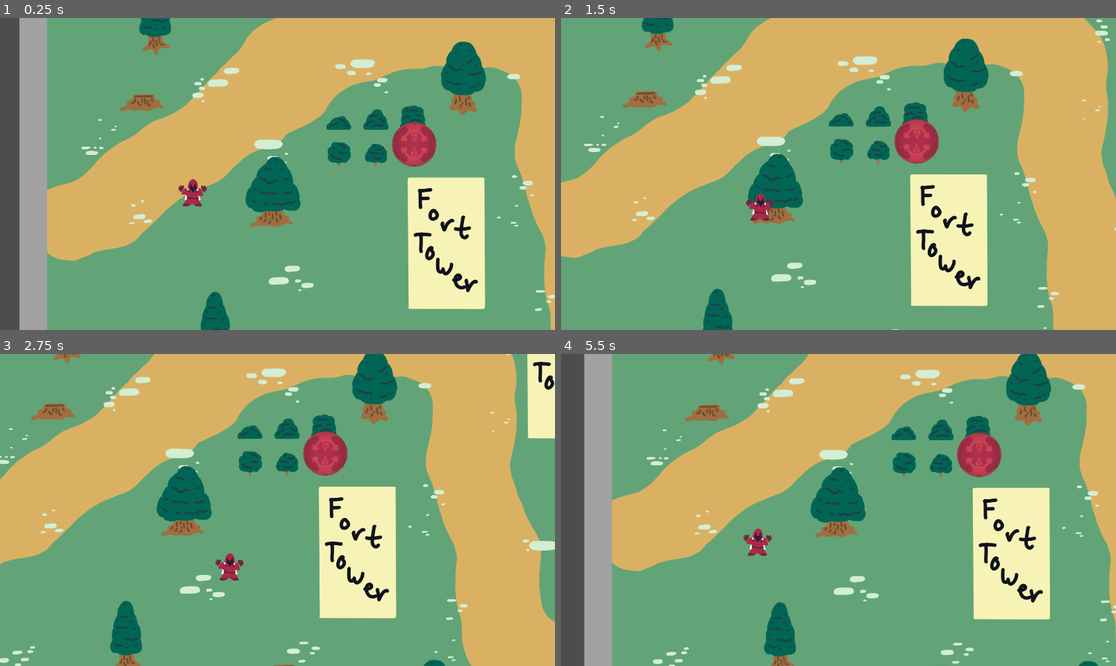
Above: before the commit, frames 1-4 (two rows, left to right).
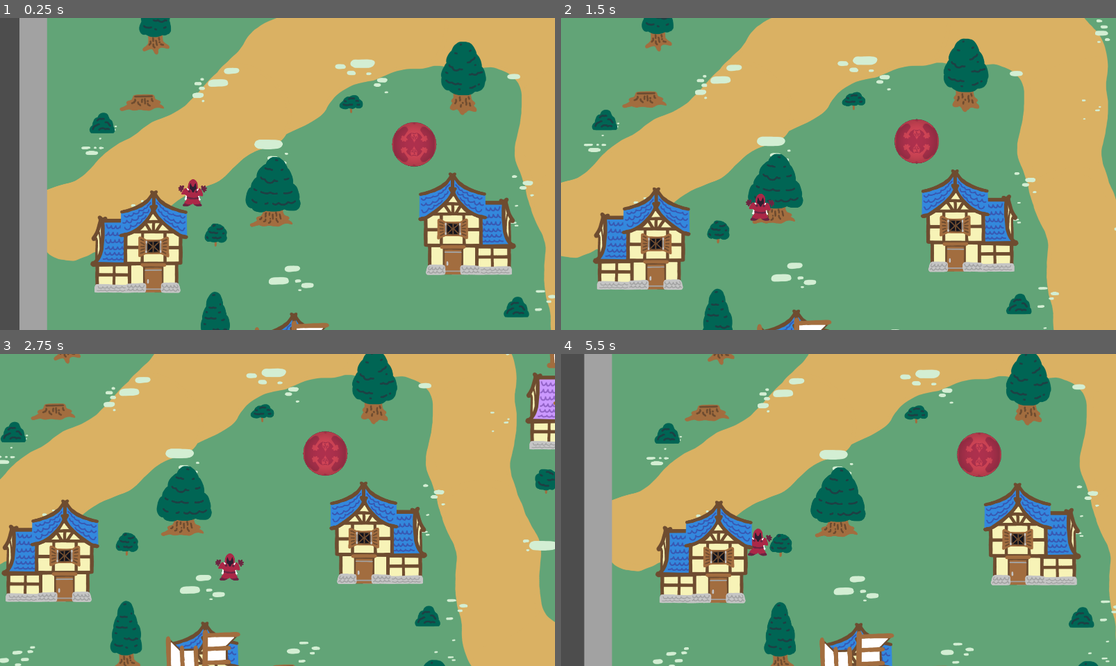
Above: after the commit, the same moments.

Repository: Hangover-Sunshine/KATAMARI-MEATBALL
Game: Godot game, scene res://scenes/Menus/ArtTest2.tscn
Two runs of this game, one before a commit and one after it. Both use one fixed random seed, a clock stepped at 60 frames per second and the inputs below. This scene is started directly instead of the project's main scene.
Inputs (mouse positions are in pixels of both pictures, inside the frame that each line leads up to):
- Up to frame 1 (0.25 s): no input
- Up to frame 2 (1.5 s): tap Enter at 0.5 s; move the mouse to (960, 158) at 0.52 s; hold D (WalkRight) 0.53-1.28 s; click (960, 158) at 0.67 s; move the mouse to (727, 189) at 1.27 s; hold S (WalkDown) from 1.28 s (still down)
- Up to frame 3 (2.75 s): move the mouse to (333, 441) at 2.02 s; release S (WalkDown) at 2.03 s; hold D (WalkRight) from 2.03 s (still down)
- Up to frame 4 (5.5 s): move the mouse to (810, 572) at 2.77 s; release D (WalkRight) at 2.78 s; hold W (WalkUp) 2.78-3.53 s; click (810, 572) at 2.92 s; move the mouse to (1005, 556) at 3.52 s; hold A (WalkLeft) 3.53-5.03 s; move the mouse to (672, 463) at 4.27 s; move the mouse to (866, 510) at 5.02 s; hold S (WalkDown) from 5.03 s (still down); click (866, 510) at 5.17 s

The runs differ from the first frame. In frame 1, 13% of the frame differs, in the area x 16-96%, y 24-100%; in frame 2, 13%; in frame 3, 16%, in the area x 0-100%, y 0-100%; in frame 4, 14%.

Commit message:
Building Push

Diff:
--- a/scenes/Menus/ArtTest2.tscn
+++ b/scenes/Menus/ArtTest2.tscn
@@ -36,8 +36,13 @@
 [ext_resource type="Texture2D" uid="uid://c7122q1opgs43" path="res://assets/props/plant/Prop_Tree1_192x320.png" id="30_jbrqb"]
 [ext_resource type="Texture2D" uid="uid://b7mt2yy8busxc" path="res://assets/props/plant/Prop_Stump_192x128.png" id="31_cky7b"]
 [ext_resource type="Texture2D" uid="uid://bnhypn7lscor3" path="res://assets/props/plant/Prop_Bush_128by128.png" id="32_2upnx"]
-[ext_resource type="Texture2D" uid="uid://d14jir3hf3van" path="res://assets/temporary/Temp_Building_1by1.png" id="34_a5r64"]
-[ext_resource type="Texture2D" uid="uid://b2qdqeuxxkn3d" path="res://assets/temporary/Temp_Building_2ishby1.png" id="35_ytlrb"]
+[ext_resource type="Texture2D" uid="uid://bkpbap1ftt626" path="res://assets/props/buildings/2x2_Cottage_R.png" id="38_2o7av"]
+[ext_resource type="Texture2D" uid="uid://doafruyatkrof" path="res://assets/props/buildings/1x1_Cottage.png" id="39_4uwca"]
+[ext_resource type="Texture2D" uid="uid://ds15gf402a38e" path="res://assets/props/buildings/2x2_Cottage_L.png" id="39_wpj51"]
+[ext_resource type="Texture2D" uid="uid://n68s1ni7tknq" path="res://assets/props/buildings/2x1_Windmill_R.png" id="40_vvf43"]
+[ext_resource type="Texture2D" uid="uid://dkci22nji3hxh" path="res://assets/props/buildings/2x1_Windmill_L.png" id="41_y34pp"]
+[ext_resource type="Texture2D" uid="uid://d1qy8h3psvcc3" path="res://assets/props/buildings/2x1_Windmill.png" id="42_60fdd"]
+[ext_resource type="Texture2D" uid="uid://bu7dkfhaaf4a7" path="res://assets/props/buildings/Prop_Windmill_Fan.png" id="43_s5q7p"]
 
 [sub_resource type="NavigationPolygon" id="NavigationPolygon_ccia3"]
 vertices = PackedVector2Array(1388, -1080, 1397, 1343, -1005, 1339, -996, -1084)
@@ -605,8 +610,66 @@
 frame = 2
 
 [node name="PropBush128By128" type="Sprite2D" parent="Art"]
-position = Vector2(-69, -30)
+position = Vector2(-348, -583)
 texture = ExtResource("32_2upnx")
+hframes = 3
+vframes = 2
+
+[node name="PropBush128By129" type="Sprite2D" parent="Art"]
+position = Vector2(-1008, -746)
+texture = ExtResource("32_2upnx")
+hframes = 3
+vframes = 2
+frame = 2
+
+[node name="PropBush128By130" type="Sprite2D" parent="Art"]
+position = Vector2(957, -1044)
+texture = ExtResource("32_2upnx")
+hframes = 3
+vframes = 2
+frame = 4
+
+[node name="PropBush128By131" type="Sprite2D" parent="Art"]
+position = Vector2(-154, -152)
+texture = ExtResource("32_2upnx")
+hframes = 3
+vframes = 2
+frame = 5
+
+[node name="PropBush128By132" type="Sprite2D" parent="Art"]
+position = Vector2(828, 96)
+texture = ExtResource("32_2upnx")
+hframes = 3
+vframes = 2
+frame = 3
+
+[node name="PropBush128By133" type="Sprite2D" parent="Art"]
+position = Vector2(417, 555)
+texture = ExtResource("32_2upnx")
+hframes = 3
+vframes = 2
+frame = 1
+
+[node name="PropBush128By134" type="Sprite2D" parent="Art"]
+position = Vector2(-1016, -82)
+texture = ExtResource("32_2upnx")
+hframes = 3
+vframes = 2
+frame = 1
+
+[node name="PropBush128By135" type="Sprite2D" parent="Art"]
+position = Vector2(1061, 945)
+texture = ExtResource("32_2upnx")
+hframes = 3
+vframes = 2
+frame = 2
+
+[node name="PropBush128By136" type="Sprite2D" parent="Art"]
+position = Vector2(-623, 310)
+texture = ExtResource("32_2upnx")
+hframes = 3
+vframes = 2
+frame = 4
 
 [node name="Gameplay" type="Node2D" parent="."]
 
@@ -690,14 +753,48 @@
 shape = SubResource("RectangleShape2D_kxqqo")
 debug_color = Color(0, 0.6, 0.701961, 0)
 
-[node name="TempBuilding1By1" type="Sprite2D" parent="."]
-position = Vector2(-524, -611)
-texture = ExtResource("34_a5r64")
-
-[node name="TempBuilding2Ishby1" type="Sprite2D" parent="."]
-position = Vector2(895, -276)
-texture = ExtResource("35_ytlrb")
-
-[node name="TempBuilding2Ishby2" type="Sprite2D" parent="."]
-position = Vector2(175, 346)
-texture = ExtResource("35_ytlrb")
+[node name="1x1Cottage" type="Sprite2D" parent="."]
+position = Vector2(-597, -586)
+texture = ExtResource("39_4uwca")
+hframes = 2
+
+[node name="2x2CottageR" type="Sprite2D" parent="."]
+position = Vector2(245, 282)
+texture = ExtResource("38_2o7av")
+hframes = 2
+
+[node name="2x2CottageL" type="Sprite2D" parent="."]
+position = Vector2(-893, 344)
+texture = ExtResource("39_wpj51")
+hframes = 2
+
+[node name="2x1WindmillR" type="Sprite2D" parent="."]
+position = Vector2(-300, 817)
+texture = ExtResource("40_vvf43")
+hframes = 2
+
+[node name="2x1WindmillL" type="Sprite2D" parent="."]
+position = Vector2(926, -240)
+texture = ExtResource("41_y34pp")
+hframes = 2
+frame = 1
+
+[node name="2x1Windmill" type="Sprite2D" parent="."]
+position = Vector2(544, -847)
+texture = ExtResource("42_60fdd")
+hframes = 2
+
+[node name="PropWindmillFan" type="Sprite2D" parent="."]
+position = Vector2(545, -908)
+texture = ExtResource("43_s5q7p")
+offset = Vector2(1.605, 0)
+
+[node name="PropWindmillFan2" type="Sprite2D" parent="."]
+position = Vector2(974, -299)
+texture = ExtResource("43_s5q7p")
+offset = Vector2(1.605, 0)
+
+[node name="PropWindmillFan3" type="Sprite2D" parent="."]
+position = Vector2(-352, 759)
+texture = ExtResource("43_s5q7p")
+offset = Vector2(1.605, 0)
Binary file added: assets/props/buildings/1x1_Cottage.png
Not shown, added: assets/props/buildings/1x1_Cottage.png.import
Binary file added: assets/props/buildings/1x2_Cottage.png
Not shown, added: assets/props/buildings/1x2_Cottage.png.import
Binary file added: assets/props/buildings/2x1_Windmill.png
Not shown, added: assets/props/buildings/2x1_Windmill.png.import
Binary file added: assets/props/buildings/2x1_Windmill_L.png
Not shown, added: assets/props/buildings/2x1_Windmill_L.png.import
Binary file added: assets/props/buildings/2x1_Windmill_R.png
Not shown, added: assets/props/buildings/2x1_Windmill_R.png.import
Binary file added: assets/props/buildings/2x2_Cottage_L.png
Not shown, added: assets/props/buildings/2x2_Cottage_L.png.import
(and 7 more such lines)
